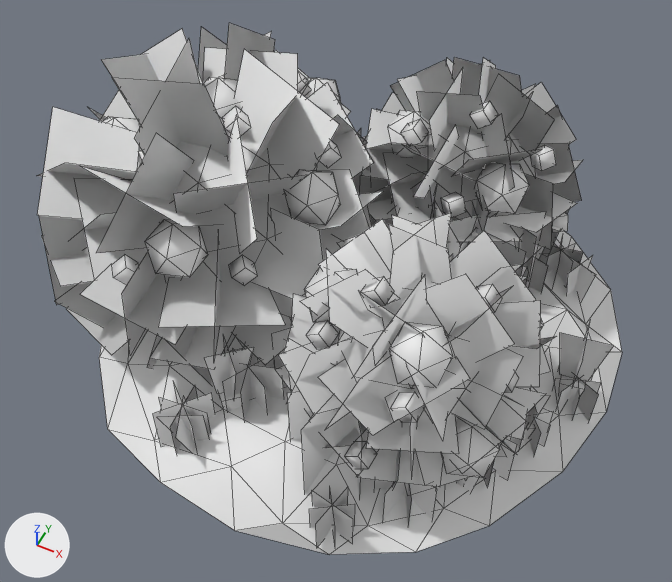
The FBX model Augotchi/Assets/Augotchi/WorldObject/Farmplot.fbx as it was, and as the next commit left it.
The view is the same before and after, from a 50 mm camera at (0.0784, -0.1736, 0.2249) aimed at (-0.0022, -0.0123, 0.0233). Every picture has the same lights, and +X, +Y and +Z are marked at lower left. Mesh edges are drawn as thin lines. Where no turn or scale is listed for an object, it has been applied to the vertices.

In view in the first picture: 'Bush_Models', 'Bush_Planes', 'Carrot_models', 'Farmplot', 'Gooseberry_Models', 'Ground_Planes', 'Meatball_Models'.
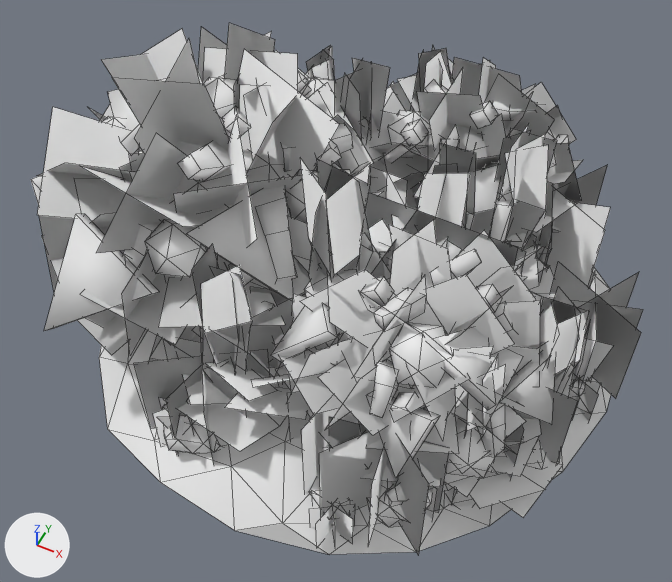
Boxes [x1, y1, x2, y2] around the edits, measured in the pictures (672 x 582 px):
'Onion_models', added
    after: [119, 45, 590, 507]
'Potatoe_Models', added
    after: [134, 47, 643, 555]
'Pizza_models', added
    after: [31, 78, 574, 478]
'Spinach_Models', added
    after: [164, 82, 562, 517]
'Chili_models', added
    after: [123, 80, 557, 457]
'Cabbages_Models', added
    after: [163, 241, 560, 527]
'Sausage_models', added
    after: [187, 198, 541, 505]
'Ground_Planes', unchanged, covered by the edit
    before: [153, 129, 601, 547]
    after: [153, 253, 601, 547]
'Carrot_models', unchanged, covered by the edit
    before: [157, 201, 613, 492]
    after: [157, 246, 613, 454]

Diff of the bpy script that builds the scene:
```diff
--- a/Augotchi/Assets/Augotchi/WorldObject/Farmplot.fbx.py
+++ b/Augotchi/Assets/Augotchi/WorldObject/Farmplot.fbx.py
@@ ob_cabbages_models @@
+ob_cabbages_models = bpy.data.objects.new('Cabbages_Models', me_cabbages_models)  # 336 vertices, 640 faces; spans x -0.0732..0.0727, y -0.0723..0.0558, z -0.0013..0.0409; in mat_cabbages (white #e7e7e7)
+ob_cabbages_models.location = (0.0, 0.0, 0.0)
@@ ob_spinach_models @@
+ob_spinach_models = bpy.data.objects.new('Spinach_Models', me_spinach_models)  # 1008 vertices, 378 faces; spans x -0.078..0.074, y -0.07..0.08, z 0.003..0.047; in mat_unnamed (white #e7e7e7)
+ob_spinach_models.location = (0.0, 0.0, 0.0)
@@ ob_onion_models @@
+ob_onion_models = bpy.data.objects.new('Onion_models', me_onion_models)  # 633 vertices, 370 faces; spans x -0.0609..0.0701, y -0.0579..0.0734, z -0.0027..0.0857; in mat_unnamed (white #e7e7e7)
+ob_onion_models.location = (0.0, 0.0, 0.0)
@@ ob_potatoe_models @@
+ob_potatoe_models = bpy.data.objects.new('Potatoe_Models', me_potatoe_models)  # 456 vertices, 420 faces; spans x -0.077..0.081, y -0.072..0.075, z -0.003..0.061; in mat_bush (white #e7e7e7)
+ob_potatoe_models.location = (0.0, 0.0, 0.0)
@@ ob_chili_models @@
+ob_chili_models = bpy.data.objects.new('Chili_models', me_chili_models)  # 288 vertices, 240 faces; spans x -0.0795..0.0604, y -0.06..0.0743, z 0.013..0.0757; in mat_unnamed (white #e7e7e7)
+ob_chili_models.location = (0.0, 0.0, 0.0)
@@ ob_sausage_models @@
+ob_sausage_models = bpy.data.objects.new('Sausage_models', me_sausage_models)  # 528 vertices, 418 faces; spans x -0.0696..0.0661, y -0.0653..0.0658, z -0.0021..0.0514; in mat_material (white #e7e7e7)
+ob_sausage_models.location = (0.0, 0.0, 0.0)
@@ ob_pizza_models @@
+ob_pizza_models = bpy.data.objects.new('Pizza_models', me_pizza_models)  # 108 vertices, 90 faces; spans x -0.095..0.068, y -0.069..0.073, z 0.021..0.071; in mat_unnamed (white #e7e7e7)
+ob_pizza_models.location = (0.0, 0.0, 0.0)
```
